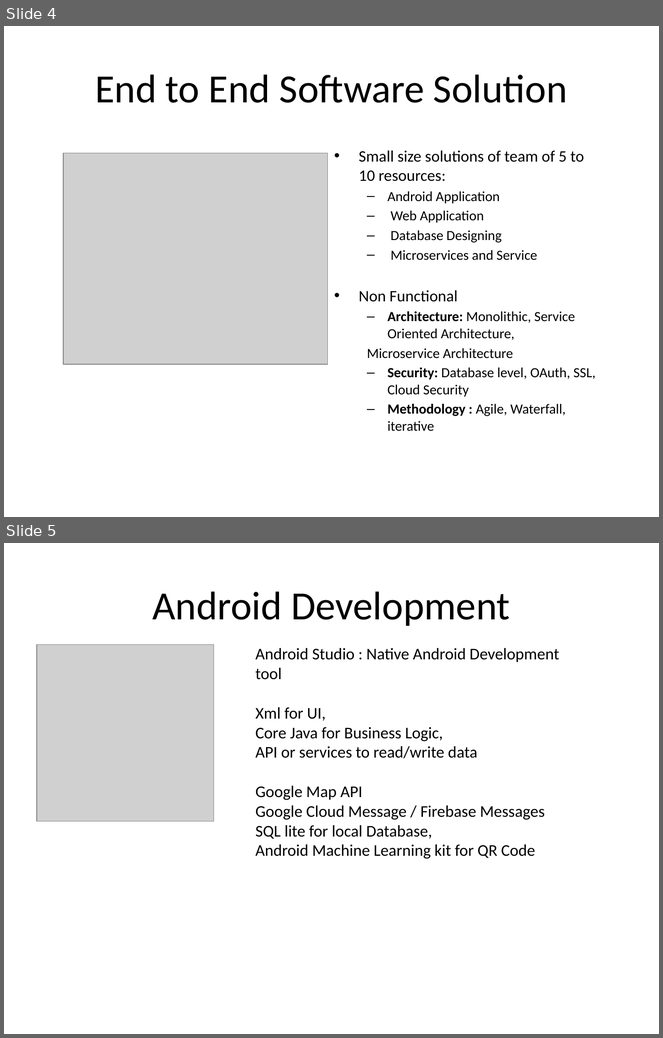
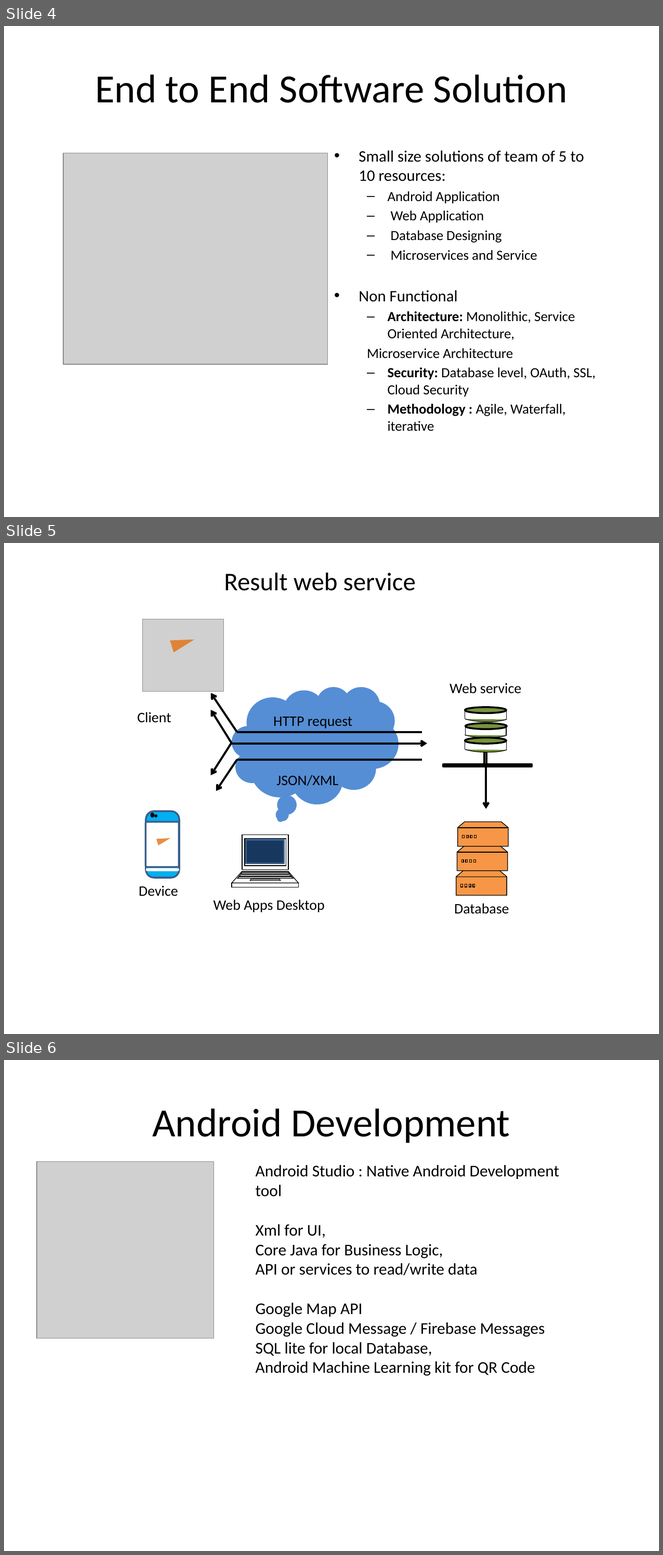
Before and after one commit to Anvisys/Documents, a slide deck: Anvisys-Profile.pptx. Shown one above the other, each under a label of ours: slides 4 and 5 before the commit, slides 4, 5 and 6 after it. The pictures are 663x1038 and 663x1555 pixels, drawn with LibreOffice and Linux fonts; fonts in the diff are those of the drawing; grey boxes stand for pictures. Boxes give left, top, right and bottom in pixels: in the first picture for what was removed or moved away, otherwise in the second. Text is boxed around its words. In the diff, an @@ line names an element or a change of style, - is before the commit and + after.

Commit message:
Colour changed
Made colour changes
added a slide of Result web services

```diff
--- a/Anvisys-Profile.pptx
+++ b/Anvisys-Profile.pptx
@@ slide 5 added at [4,543,659,1034], background #FFFFFF @@
@@ text added at [224,573,416,591], 28 pt, text #000000 @@
+Result web service
@@ group added at [137,619,532,914]: 9 lines, 7 freeform shapes, 7 texts, 6 arrows, 5 ellipses, 4 rounded rectangles, 3 rectangles, 2 triangles, 1 thought cloud, 1 picture @@
+Client
+HTTP request
+JSON/XML
+Device
+Web Apps Desktop
+Database
+Web service
@@ what was slide 5 is now slide 6 @@
```
Also in this commit, not shown: 3 slides changed.
